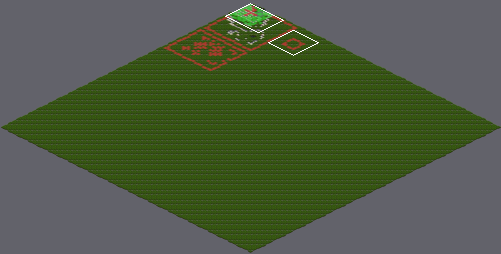
A Tiled map gets an edit: RTS Project code/Game/maps/Test_Map.tmx. Above: a wide view before the commit, with the close-up outlined.
Close-up. The starting point:
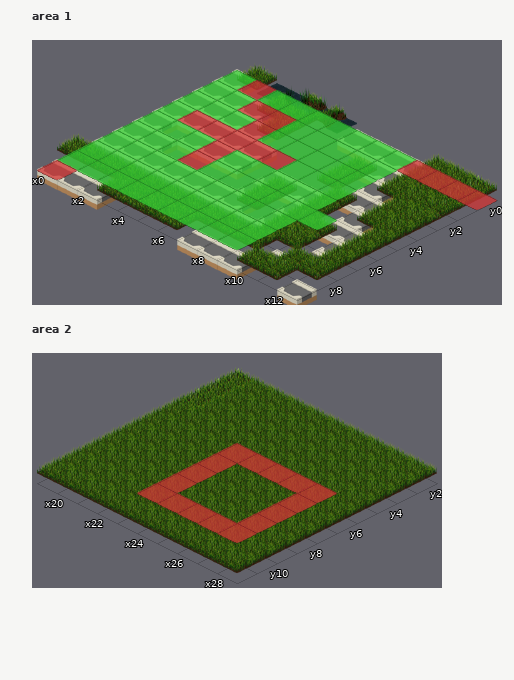
Cells are 64x32 px. Isometric: x runs down to the right, y down to the left. Shown: area 1 x 0..12, y 0..9; area 2 x 19..28, y 2..11.
Now the later version:
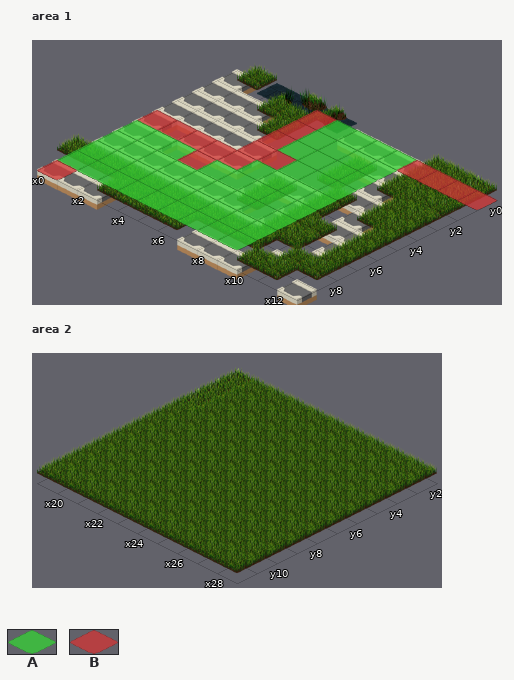
Key: from "isometric_meta_tiles_alpha_75": A 0, B 1.
_ is an empty cell.
From old to new:
Layer "walkability_map", area 1:
y 0: x 0..4 ABAAA -> ____B
y 1: x 0..4 AABBA -> ____B
y 2: x 0..4 AAABA -> ____B
y 3: x 0..3 ABBB -> ____
y 4: x 0..2 AAA -> BBB; x 4 A -> B
y 5: x 9 A -> _
Layer "walkability_map", area 2:
y 5: x 22..26 BBBBB -> _____
y 6..8: x 22 B -> _; x 26 B -> _
y 9: x 22..26 BBBBB -> _____
Pixel boxes of the changes (left, top, right, bottom) in both close-ups:
changed: (137, 70, 337, 170)
removed: (297, 210, 337, 230)
removed: (137, 443, 337, 543)
